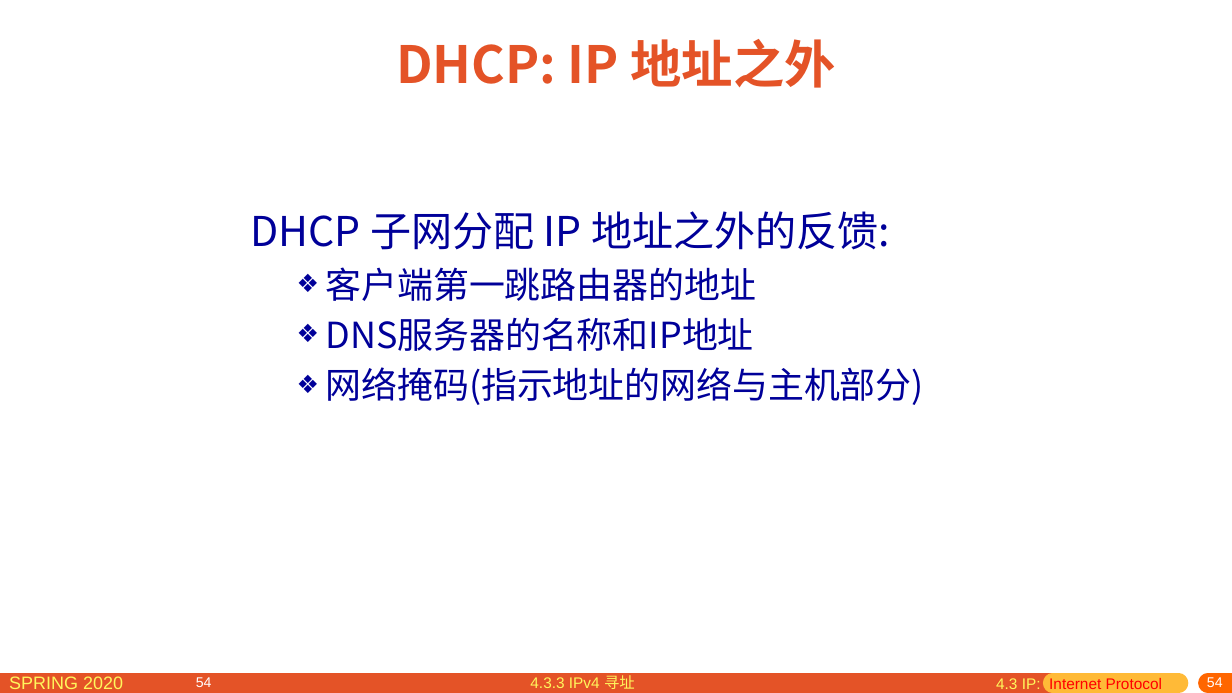
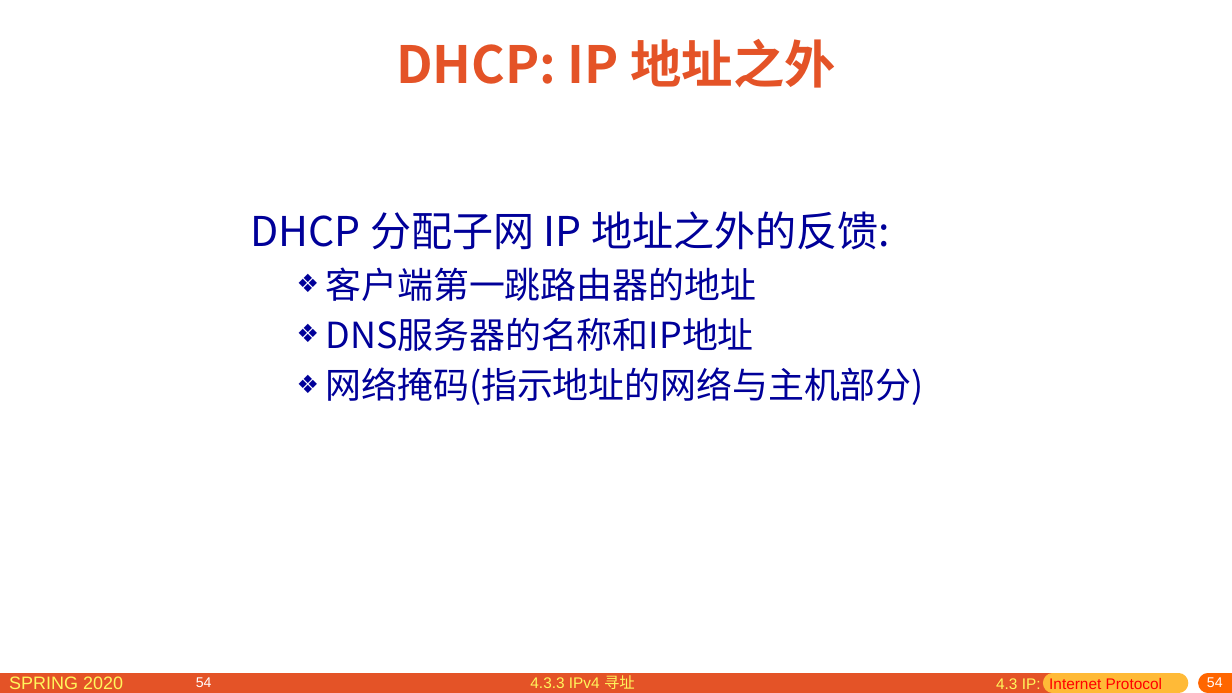
Before and after one commit to network-distributed/presentations, a slide deck: slide 54 of chapter4_cn.pptx. Drawn at 1232x693 pixels with LibreOffice and Linux fonts; fonts in the diff are those of the drawing. Boxes give left, top, right and bottom in pixels: in the first picture for what was removed or moved away, otherwise in the second. Text is boxed around its words. In the diff, an @@ line names an element or a change of style, - is before the commit and + after.

```diff
--- a/chapter4_cn.pptx
+++ b/chapter4_cn.pptx
@@ text at (250,211,890,250): text changed @@
-DHCP 子网分配 IP 地址之外的反馈:
+DHCP 分配子网 IP 地址之外的反馈:
```
Also in this commit, not shown: 15 other slides changed, 1 other file.
